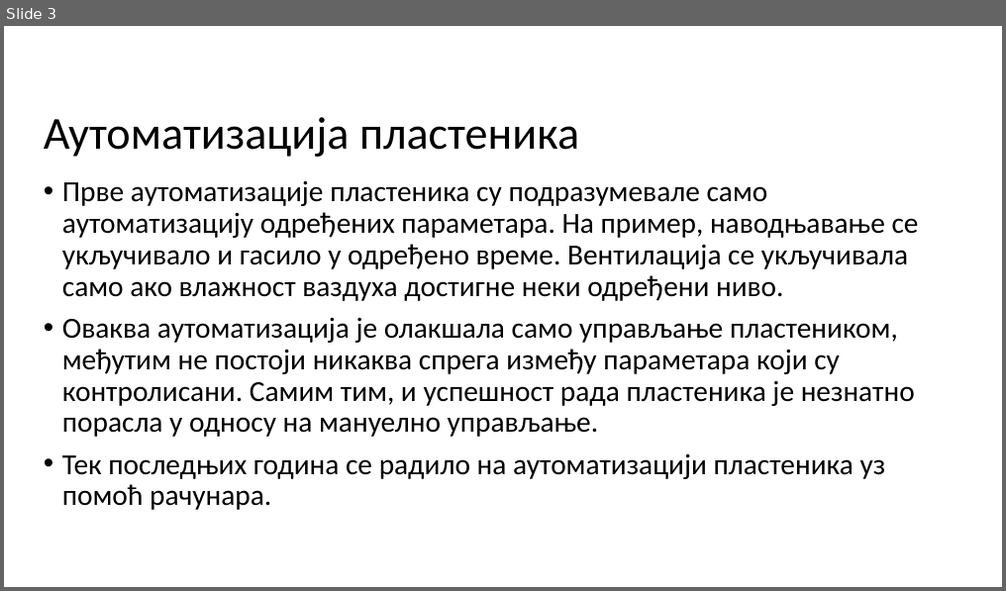
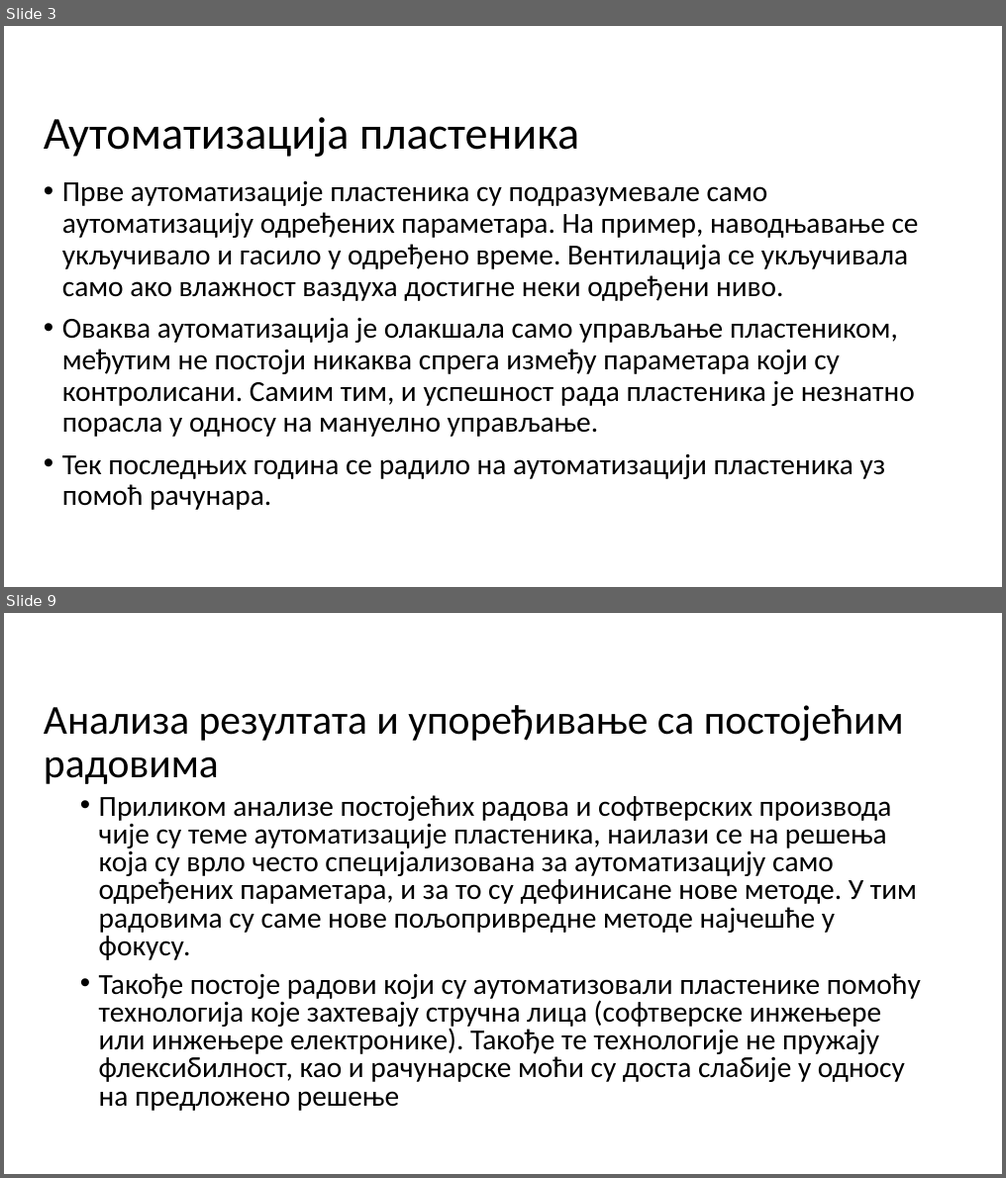
Before and after one commit to bozzano101/FuzzyGreenhouse, a slide deck: Presentation/Presentation.pptx. Shown one above the other, each under a label of ours: slide 3 before the commit, slides 3 and 9 after it; the slides between them are not shown. The pictures are 1006x591 and 1006x1178 pixels, drawn with LibreOffice and Linux fonts; fonts in the diff are those of the drawing; background and template pictures are left out. Boxes give left, top, right and bottom in pixels: in the first picture for what was removed or moved away, otherwise in the second. Text is boxed around its words. In the diff, an @@ line names an element or a change of style, - is before the commit and + after.

```diff
--- a/Presentation/Presentation.pptx
+++ b/Presentation/Presentation.pptx
@@ slide 9 added at bbox=[4, 613, 1002, 1174], background #FFFFFF @@
@@ title added at bbox=[44, 705, 904, 784], 39.6 pt, text #000000 @@
+Анализа резултата и упоређивање са постојећим радовима
@@ text added at bbox=[99, 795, 921, 1111], 28 pt, text #000000 @@
+• Приликом анализе постојећих радова и софтверских производа чије су теме аутоматизације пластеника, наилази се на решења која су врло често специјализована за аутоматизацију само одређених параметара, и за то су дефинисане нове методе. У тим радовима су саме нове пољопривредне методе најчешће у фокусу.
+• Такође постоје радови који су аутоматизовали пластенике помоћу технологија које захтевају стручна лица (софтверске инжењере или инжењере електронике). Такође те технологије не пружају флексибилност, као и рачунарске моћи су доста слабије у односу на предложено решење
```
Also in this commit, not shown: 1 slide changed, 6 other slides added, 1 slide removed.
